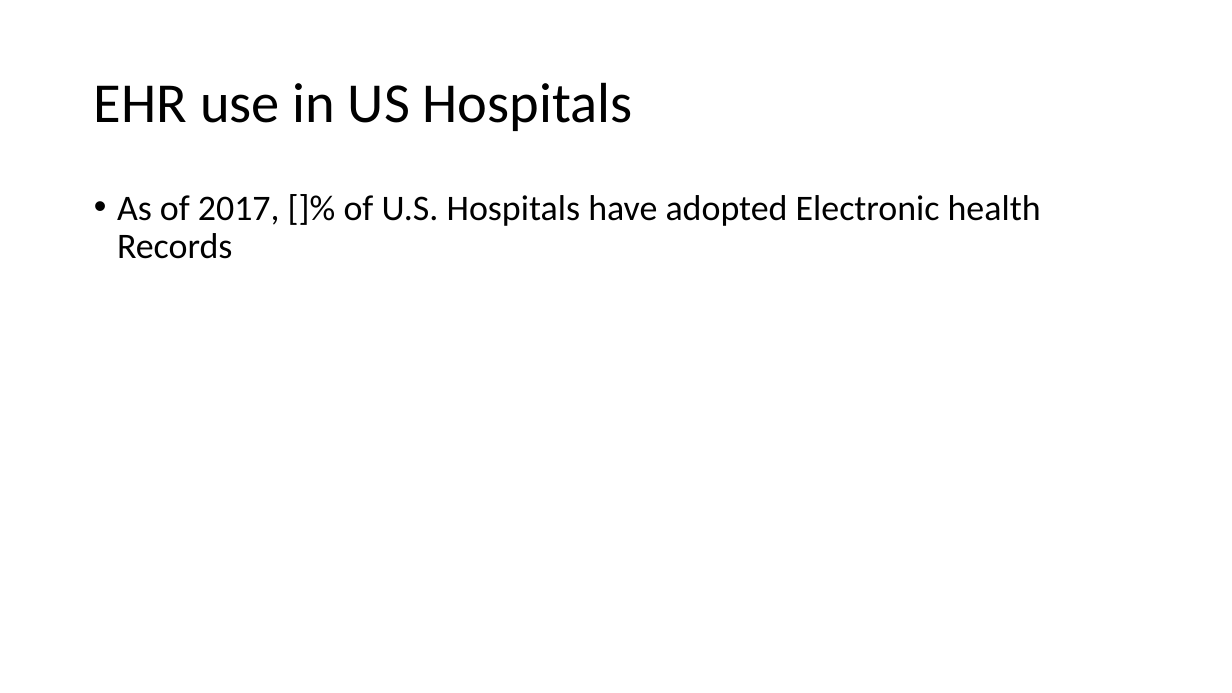
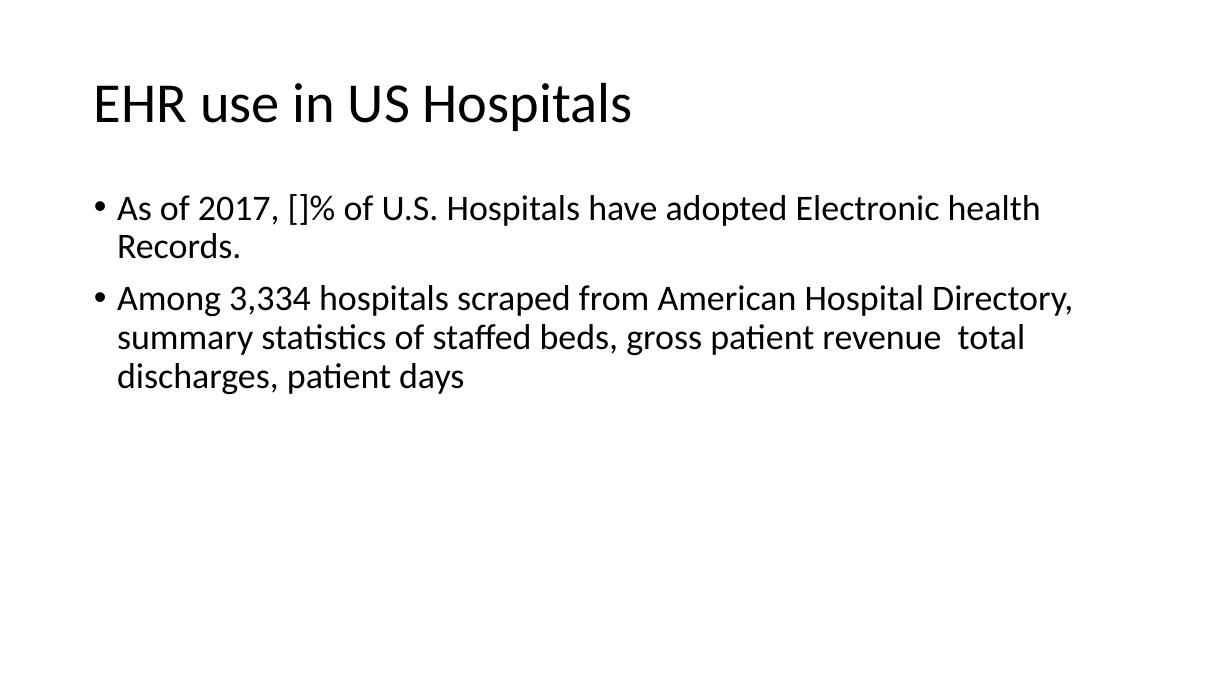
Before and after one commit to katwang/BST-260-Final-Project, a slide deck: slide 5 of Screen Cast.pptx. Drawn at 1232x693 pixels with LibreOffice and Linux fonts; fonts in the diff are those of the drawing. Boxes give left, top, right and bottom in pixels: in the first picture for what was removed or moved away, otherwise in the second. Text is boxed around its words. In the diff, an @@ line names an element or a change of style, - is before the commit and + after.

```diff
--- a/Screen Cast.pptx
+++ b/Screen Cast.pptx
@@ text at [117, 195, 1073, 394]: text changed @@
-• As of 2017, []% of U.S. Hospitals have adopted Electronic health Records
+• As of 2017, []% of U.S. Hospitals have adopted Electronic health Records.
+• Among 3,334 hospitals scraped from American Hospital Directory, summary statistics of staffed beds, gross patient revenue total discharges, patient days
```
Also in this commit, not shown: 6 slides added, 9 other files.
